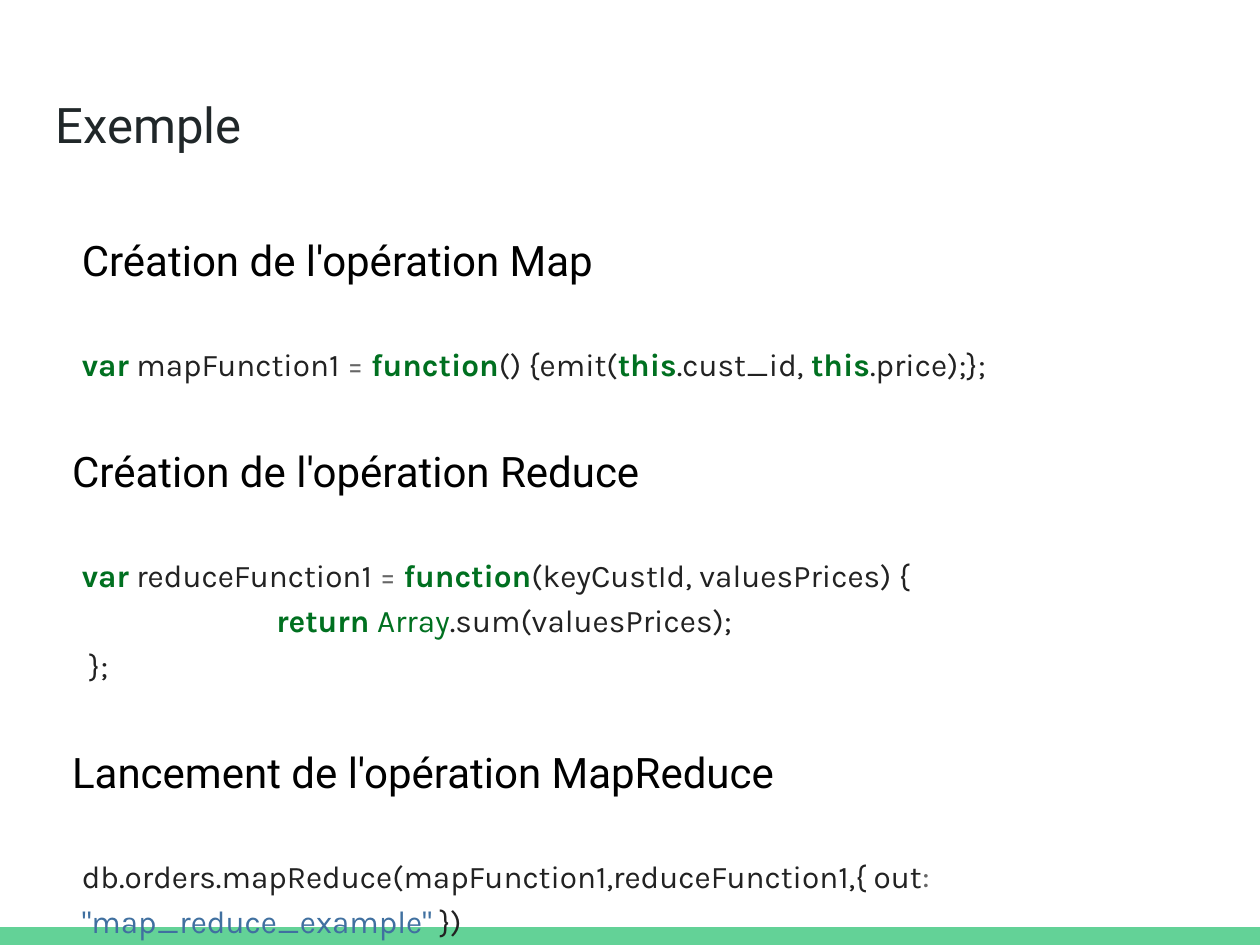
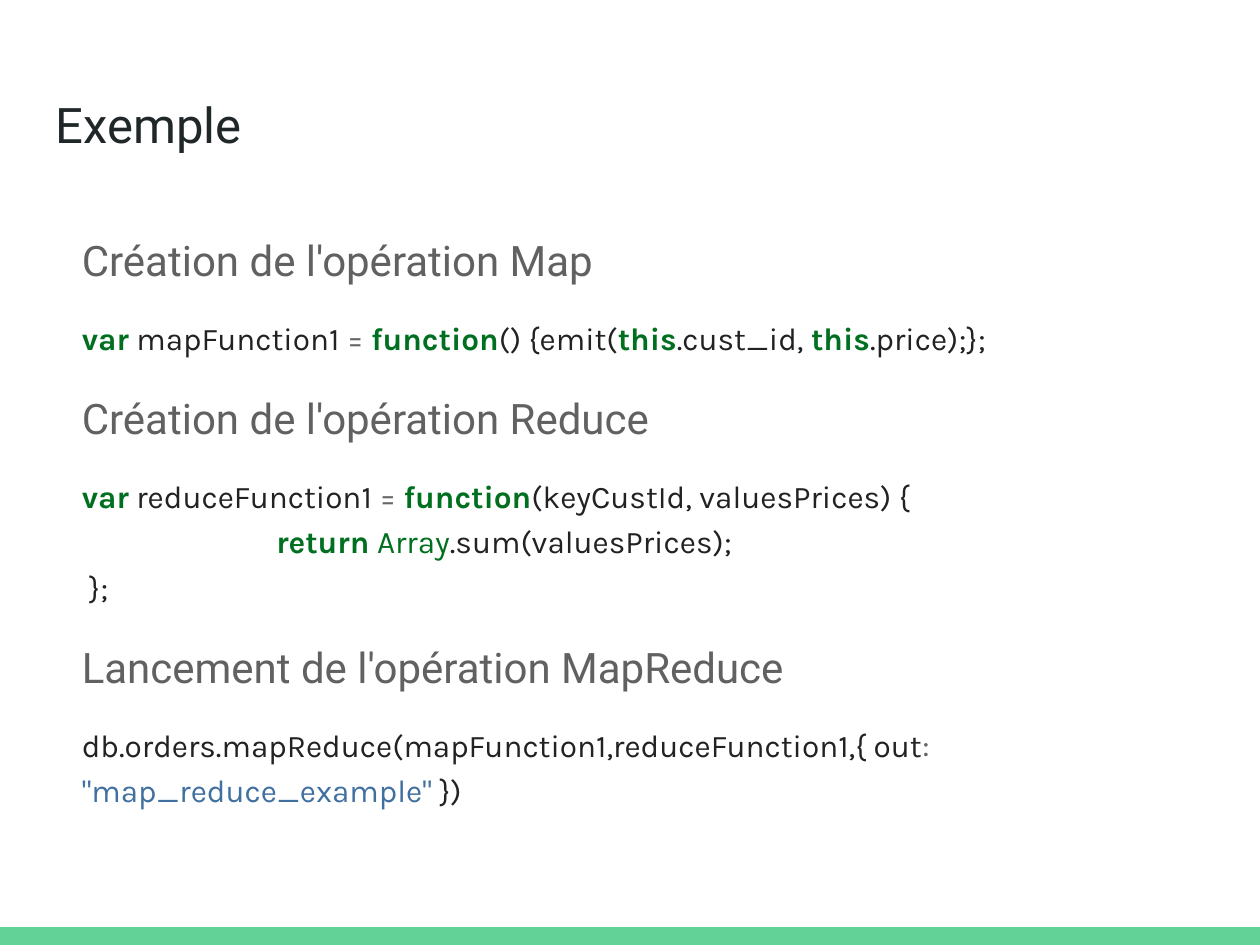
Before and after one commit to olivier-pitton/dant, a slide deck: slide 63 of mongodb/Cours_NoSQL.pptx (slide 62 before the commit). Drawn at 1260x945 pixels with LibreOffice and Linux fonts; fonts in the diff are those of the drawing. Boxes give left, top, right and bottom in pixels: in the first picture for what was removed or moved away, otherwise in the second. Text is boxed around its words. In the diff, an @@ line names an element or a change of style, - is before the commit and + after.

```diff
--- a/mongodb/Cours_NoSQL.pptx
+++ b/mongodb/Cours_NoSQL.pptx
@@ text at <box>82,244,986,692</box>: text colour #000000 to #616161 in "Création de l'opération Map", "Création de l'opération Reduce", "Lancement de l'opération MapReduce"; less space between paragraphs; indent changed @@
```
Also in this commit, not shown: 45 other slides changed, 2 slides added, 1 slide removed, 1 other file.
